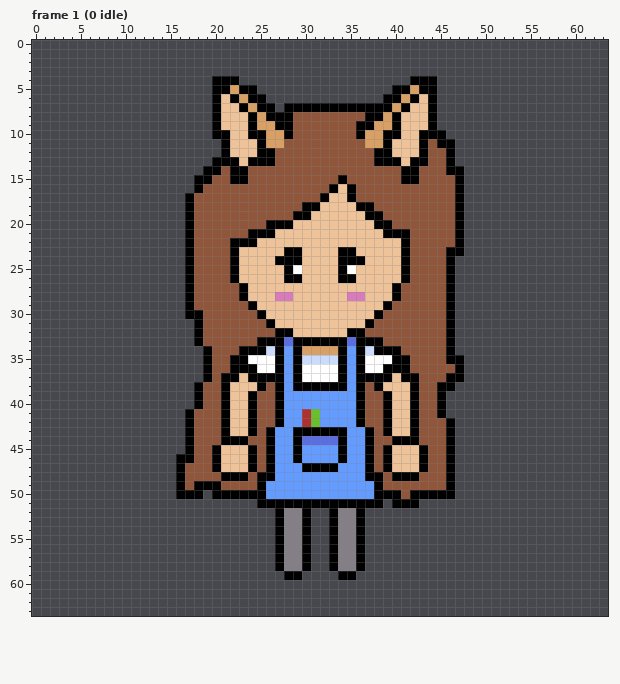
A pixel-art file gets an edit: Assets/Sprites/180-Sadie.aseprite. Above: the version before the commit.
64x64 pixels, 16 frames. Shown: frame 1 (0 idle). The commit also changed other frames, which this record leaves out.
After the commit:
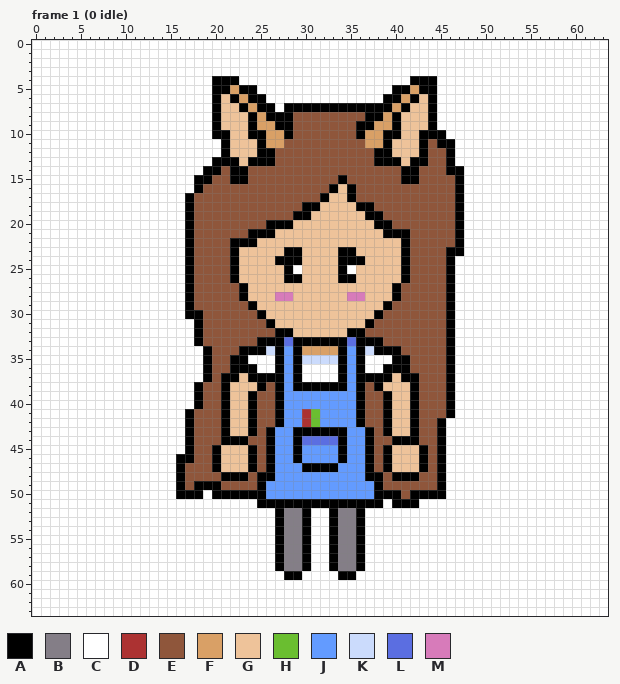
Palette (. is transparent): A #000000  B #847e87  C #ffffff  D #ac3232  E #8f563b  F #d9a066  G #eec39a  H #6abe30  J #639bff  K #cbdbfc  L #5b6ee1  M #d77bba
The author wrote: Added facing cam walking anim. Cleaned up other walking anims a bit
From old to new:
layer "background" now shown
Frame 1 (0 idle), layers "0 hair back", "background":
y 0..3: x 0..63 ................................................................ -> CCCCCCCCCCCCCCCCCCCCCCCCCCCCCCCCCCCCCCCCCCCCCCCCCCCCCCCCCCCCCCCC
y 4: x 0..19 .................... -> CCCCCCCCCCCCCCCCCCCC; x 23..41 ................... -> CCCCCCCCCCCCCCCCCCC; x 45..63 ................... -> CCCCCCCCCCCCCCCCCCC
y 5: x 0..19 .................... -> CCCCCCCCCCCCCCCCCCCC; x 25..39 ............... -> CCCCCCCCCCCCCCC; x 45..63 ................... -> CCCCCCCCCCCCCCCCCCC
y 6: x 0..19 .................... -> CCCCCCCCCCCCCCCCCCCC; x 26..38 ............. -> CCCCCCCCCCCCC; x 45..63 ................... -> CCCCCCCCCCCCCCCCCCC
y 7: x 0..19 .................... -> CCCCCCCCCCCCCCCCCCCC; x 27 . -> C; x 45..63 ................... -> CCCCCCCCCCCCCCCCCCC
y 8..9: x 0..19 .................... -> CCCCCCCCCCCCCCCCCCCC; x 45..63 ................... -> CCCCCCCCCCCCCCCCCCC
y 10: x 0..19 .................... -> CCCCCCCCCCCCCCCCCCCC; x 46..63 .................. -> CCCCCCCCCCCCCCCCCC
y 11..12: x 0..20 ..................... -> CCCCCCCCCCCCCCCCCCCCC; x 47..63 ................. -> CCCCCCCCCCCCCCCCC
y 13: x 0..19 .................... -> CCCCCCCCCCCCCCCCCCCC; x 47..63 ................. -> CCCCCCCCCCCCCCCCC
y 14: x 0..18 ................... -> CCCCCCCCCCCCCCCCCCC; x 48..63 ................ -> CCCCCCCCCCCCCCCC
y 15..16: x 0..17 .................. -> CCCCCCCCCCCCCCCCCC; x 48..63 ................ -> CCCCCCCCCCCCCCCC
y 17..23: x 0..16 ................. -> CCCCCCCCCCCCCCCCC; x 48..63 ................ -> CCCCCCCCCCCCCCCC
y 24..30: x 0..16 ................. -> CCCCCCCCCCCCCCCCC; x 47..63 ................. -> CCCCCCCCCCCCCCCCC
y 31..33: x 0..17 .................. -> CCCCCCCCCCCCCCCCCC; x 47..63 ................. -> CCCCCCCCCCCCCCCCC
y 34: x 0..18 ................... -> CCCCCCCCCCCCCCCCCCC; x 47..63 ................. -> CCCCCCCCCCCCCCCCC
y 35: x 0..18 ................... -> CCCCCCCCCCCCCCCCCCC; x 47..63 A................ -> CCCCCCCCCCCCCCCCC
y 36: x 0..18 ................... -> CCCCCCCCCCCCCCCCCCC; x 46..63 EA................ -> ACCCCCCCCCCCCCCCCC
y 37: x 0..18 ................... -> CCCCCCCCCCCCCCCCCCC; x 47..63 A................ -> CCCCCCCCCCCCCCCCC
y 38: x 0..17 .................. -> CCCCCCCCCCCCCCCCCC; x 45 A -> E; x 47..63 ................. -> CCCCCCCCCCCCCCCCC
y 39..40: x 0..17 .................. -> CCCCCCCCCCCCCCCCCC; x 45..63 A.................. -> EACCCCCCCCCCCCCCCCC
y 41: x 0..16 ................. -> CCCCCCCCCCCCCCCCC; x 45..63 A.................. -> EACCCCCCCCCCCCCCCCC
y 42..45: x 0..16 ................. -> CCCCCCCCCCCCCCCCC; x 45..63 EA................. -> ACCCCCCCCCCCCCCCCCC
y 46..49: x 0..15 ................ -> CCCCCCCCCCCCCCCC; x 45..63 EA................. -> ACCCCCCCCCCCCCCCCCC
y 50: x 0..15 ................ -> CCCCCCCCCCCCCCCC; x 19 . -> C; x 46..63 A................. -> CCCCCCCCCCCCCCCCCC
y 51: x 0..24 ......................... -> CCCCCCCCCCCCCCCCCCCCCCCCC; x 39 . -> C; x 43..63 ..................... -> CCCCCCCCCCCCCCCCCCCCC
y 52..58: x 0..26 ........................... -> CCCCCCCCCCCCCCCCCCCCCCCCCCC; x 31..32 .. -> CC; x 37..63 ........................... -> CCCCCCCCCCCCCCCCCCCCCCCCCCC
y 59: x 0..27 ............................ -> CCCCCCCCCCCCCCCCCCCCCCCCCCCC; x 30..33 .... -> CCCC; x 36..63 ............................ -> CCCCCCCCCCCCCCCCCCCCCCCCCCCC
y 60..63: x 0..63 ................................................................ -> CCCCCCCCCCCCCCCCCCCCCCCCCCCCCCCCCCCCCCCCCCCCCCCCCCCCCCCCCCCCCCCC
